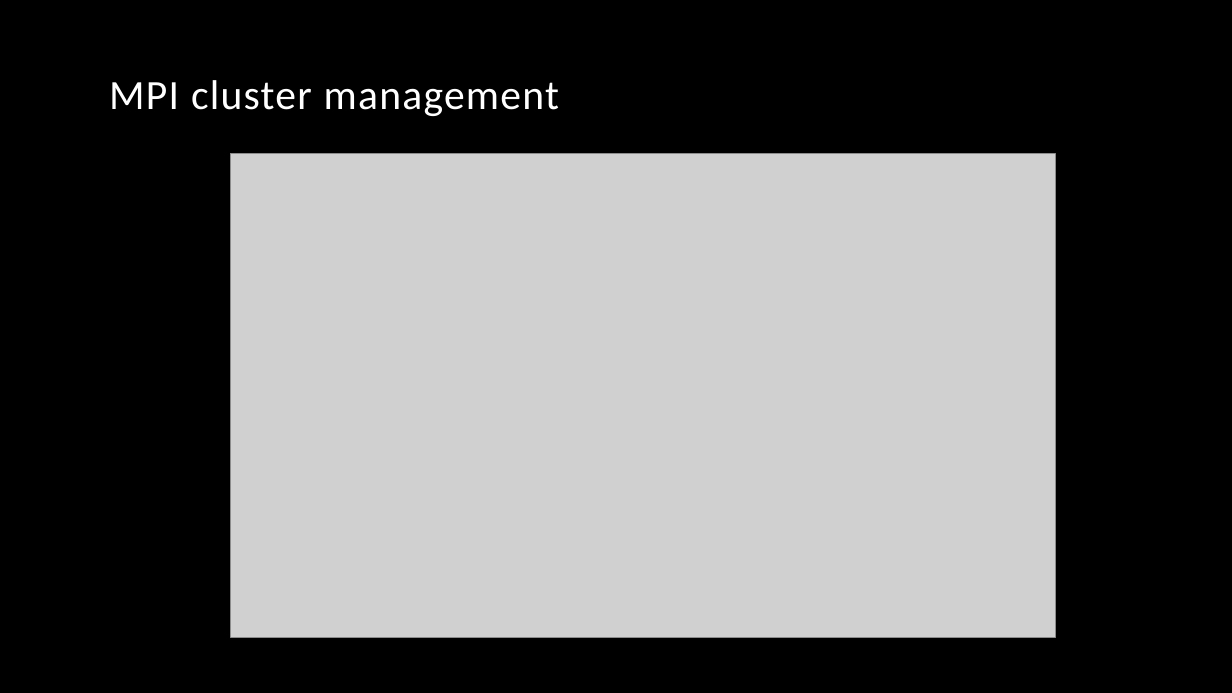
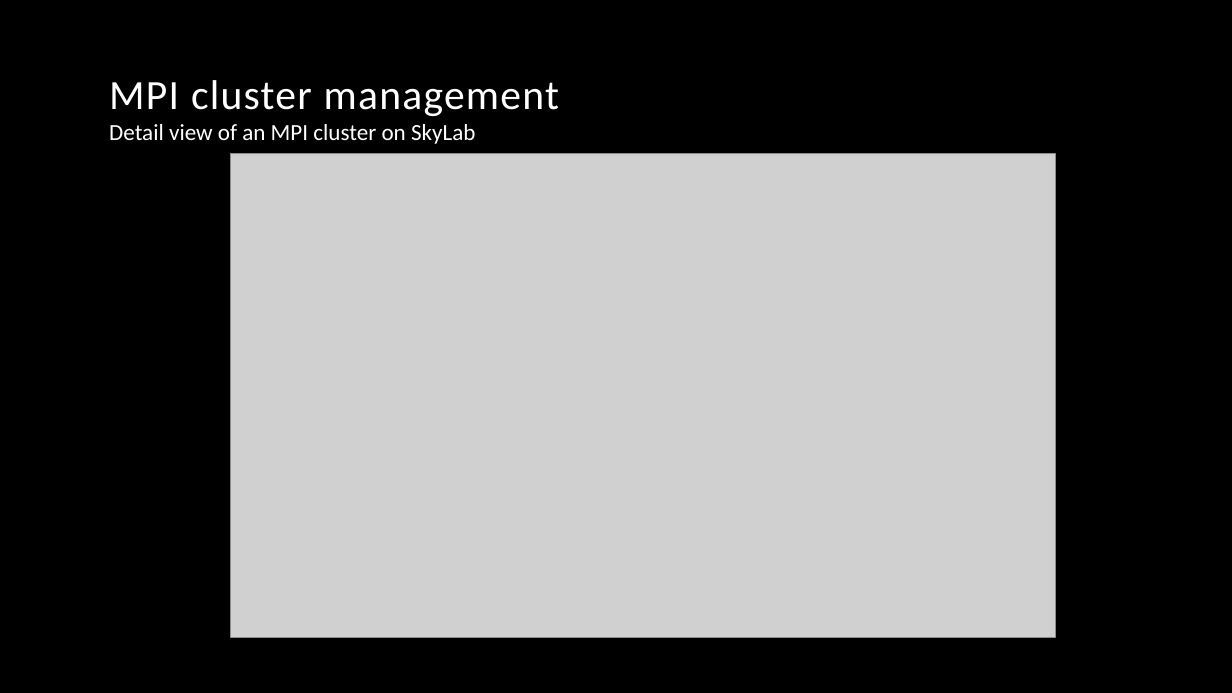
Before and after one commit to vincentpaul12/SkyLab-Files, a slide deck: slide 14 of pcsc_skylab.pptx (slide 15 before the commit). Drawn at 1232x693 pixels with LibreOffice and Linux fonts; fonts in the diff are those of the drawing; grey boxes stand for pictures; background and template pictures are left out. Boxes give left, top, right and bottom in pixels: in the first picture for what was removed or moved away, otherwise in the second. Text is boxed around its words. In the diff, an @@ line names an element or a change of style, - is before the commit and + after.

```diff
--- a/pcsc_skylab.pptx
+++ b/pcsc_skylab.pptx
@@ text added at (x1=109, y1=124, x2=475, y2=144), 18 pt, text #FFFFFF @@
+Detail view of an MPI cluster on SkyLab
```
Also in this commit, not shown: 7 other slides changed, 7 slides added, 4 slides removed.
